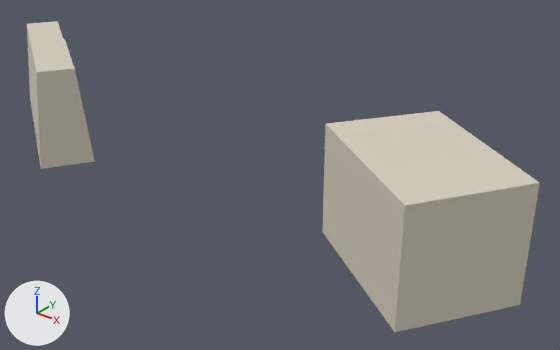
What one commit did to the glTF model assets/malta/cottonera/kalkara_63_20_far.glb.
Camera for both pictures: a 50 mm lens placed at (-511.8, 768.0, 41.9), pointed at (-557.5, 825.0, 6.5). Lighting does not change. The marker at lower left points along +X, +Y and +Z. The picture after the commit comes second.

Objects in the first picture: 'geometry_0'.
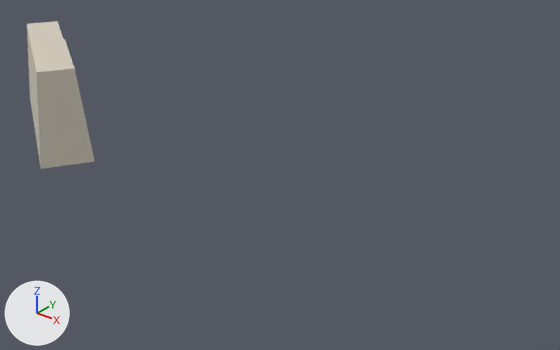
Diff of the bpy script that builds the scene:
```diff
--- a/assets/malta/cottonera/kalkara_63_20_far.glb.py
+++ b/assets/malta/cottonera/kalkara_63_20_far.glb.py
@@ me_geometry_0 @@
 # used by ob_geometry_0; location = (0.0, 0.0, 0.0)
-me_geometry_0.from_pydata(...)  # 24 vertices, 36 faces; spans x -603.0..-528.8, y 810.3..831.1, z 4.1..16.6
+me_geometry_0.from_pydata(...)  # 16 vertices, 24 faces; spans x -603.0..-579.3, y 813.1..831.1, z 4.1..15.5
+# me_geometry_0 part 1: the loose piece of 8 vertices spanning x -547.7..-528.8, y 810.3..827.9, z 5.8..16.6 is deleted
 me_geometry_0.materials.append(mat_defaultmaterial)
```

Pixel boxes [x1, y1, x2, y2] of what changed, in the pictures (560 x 350 px):
'geometry_0', reshaped (87% narrower, 52% shorter): before [27, 21, 540, 332]; after [27, 21, 95, 169]
part 1 of me_geometry_0, deleted: before [322, 111, 540, 332]
